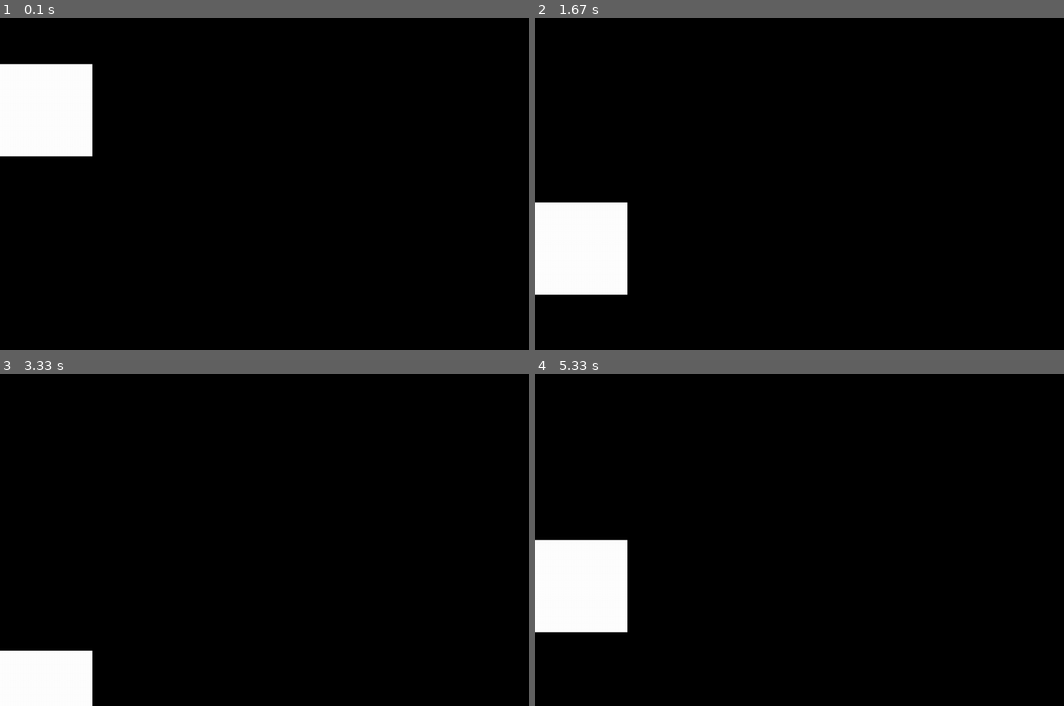
Above: before the commit, frames 1-4 (two rows, left to right).
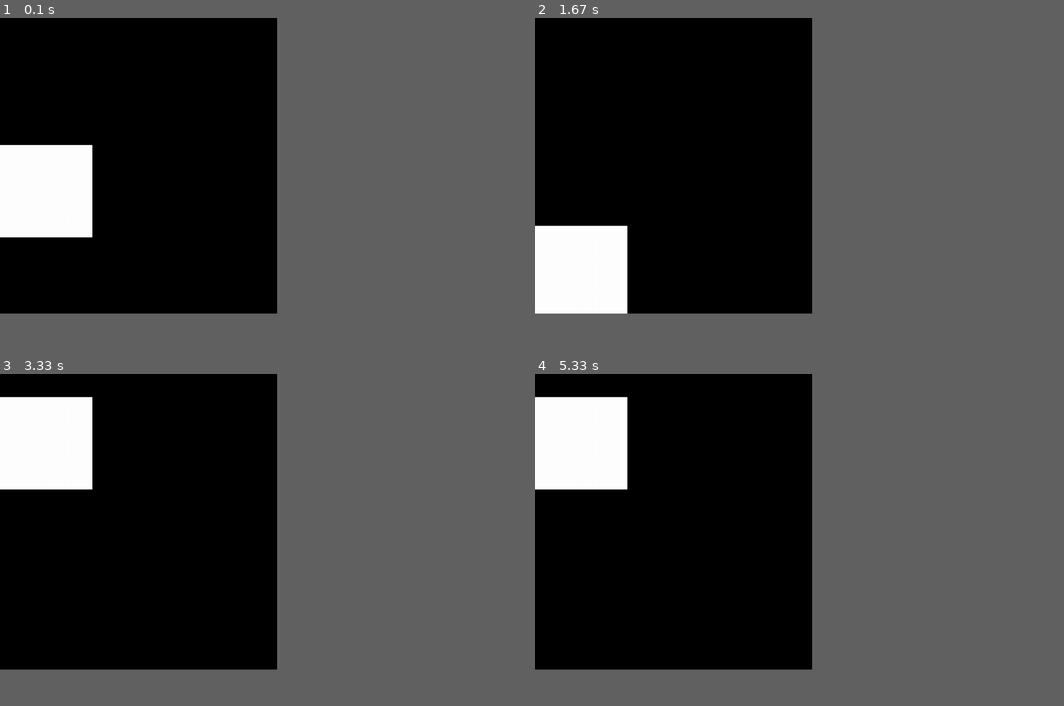
Above: after the commit, the same moments.

Repository: matthieurobert/Projet-ISN
Game: pygame game, started from Test_Matthieu/test_bot.py
The game is run twice, just before and just after one commit, with the same random seed, the same clock (stepped at 60 frames per second) and the same inputs.
Inputs:
- Up to frame 1 (0.1 s): no input
- Up to frame 2 (1.67 s): no input
- Up to frame 3 (3.33 s): no input
- Up to frame 4 (5.33 s): no input
In our replay, the window is 899x565 before the commit and 471x503 after it. These sizes can differ from the game's own. Grey fills any space a smaller window leaves; there, only what the larger window draws over its background counts as a difference.

The runs differ from the first frame. In frame 1, 8.6% of the frame differs, in the area x 0-18%, y 13-67%; in frame 2, 2.3%; in frame 3, 7.8%; in frame 4, 9.8%, in the area x 0-18%, y 6-78%.

Commit message:
Update test_bot.py

Diff:
--- a/Test_Matthieu/test_bot.py
+++ b/Test_Matthieu/test_bot.py
@@ -3,15 +3,68 @@
 
 pygame.init()
 
-fenetre = pygame.display.set_mode((1145,720), RESIZABLE)
+
+class ARBot(pygame.sprite.Sprite):
+
+
+
+	def __init__(self):
+		pygame.sprite.Sprite.__init__(self)
+		self.image = pygame.image.load("sprite.png")
+		screen = pygame.display.get_surface()
+		self.area = screen.get_rect()
+		self.rect = self.image.get_rect()
+		#self.side = side
+		#self.speed = 10
+		self.state = "still"
+		self.newpos = [0, 0]
+		self.speed = [0, 5]
+		self.update()
+
+	#def reinit(self):
+		#self.state = "still"
+		#self.movepos = [0, 5]
+
+	def update(self):
+		if self.rect.top < 0:
+			self.newpos[1] = self.newpos[1] + self.speed[1]
+			self.rect = self.rect.move(self.newpos)
+		#if self.area.contains(self.newpos):
+		elif self.rect.bottom > 440:
+			self.newpos[1] = self.newpos[1] - self.speed[1]
+			self.rect = self.rect.move(self.newpos)
+
+		else:
+			self.newpos[1] = self.newpos[1] + self.speed[1]
+			self.rect = self.rect.move(self.newpos)
+
+		print(self.speed)
+
+
+
+
+	#def moveup(self):
+		#self.movepos[1] = self.movepos[1] - (self.speed)
+		#self.state = "moveup"
+
+	#def movedown(self):
+		#self.movepos[1] = self.movepos[1] + (self.speed)
+		#self.state = "movedown"
+
+
+
+speed = [0, 5]
+
+fenetre = pygame.display.set_mode((600,640), RESIZABLE)
 
 fond = pygame.image.load("background.png")
 fenetre.blit(fond, (0 , 0))
 
-player = pygame.image.load("sprite.png")
-pos_player  = player.get_rect()
-fenetre.blit(player, pos_player)
+#player = pygame.image.load("sprite.png")
+#pos_player  = player.get_rect()
+#fenetre.blit(player, pos_player)
 
+alien = ARBot()
 
 pygame.display.flip
 
@@ -19,28 +72,12 @@
 
 while continuer:
 
+	for event in pygame.event.get():
+		if event.type == pygame.QUIT: sys.exit()
 
 
-	while pos_player[1] < 720:
-		pos_player = pos_player.move(0 , 10)
-
-		fenetre.blit(fond, (0,0))
-		fenetre.blit(player, pos_player)
-		pygame.display.flip()
-
-		for event in pygame.event.get():
-			if event.type == QUIT:
-				continuer = 0
-
-
-
-	while pos_player[1] > 0:
-		pos_player = pos_player.move(0 , -10)
-
-		fenetre.blit(fond, (0,0))
-		fenetre.blit(player, pos_player)
-		pygame.display.flip()
-
-		for event in pygame.event.get():
-			if event.type == QUIT:
-				continuer = 0
+	#alien.update()
+	fenetre.blit(fond, (0, 0))
+	fenetre.blit( alien.image, alien.rect)
+	alien.update()
+	pygame.display.flip()
